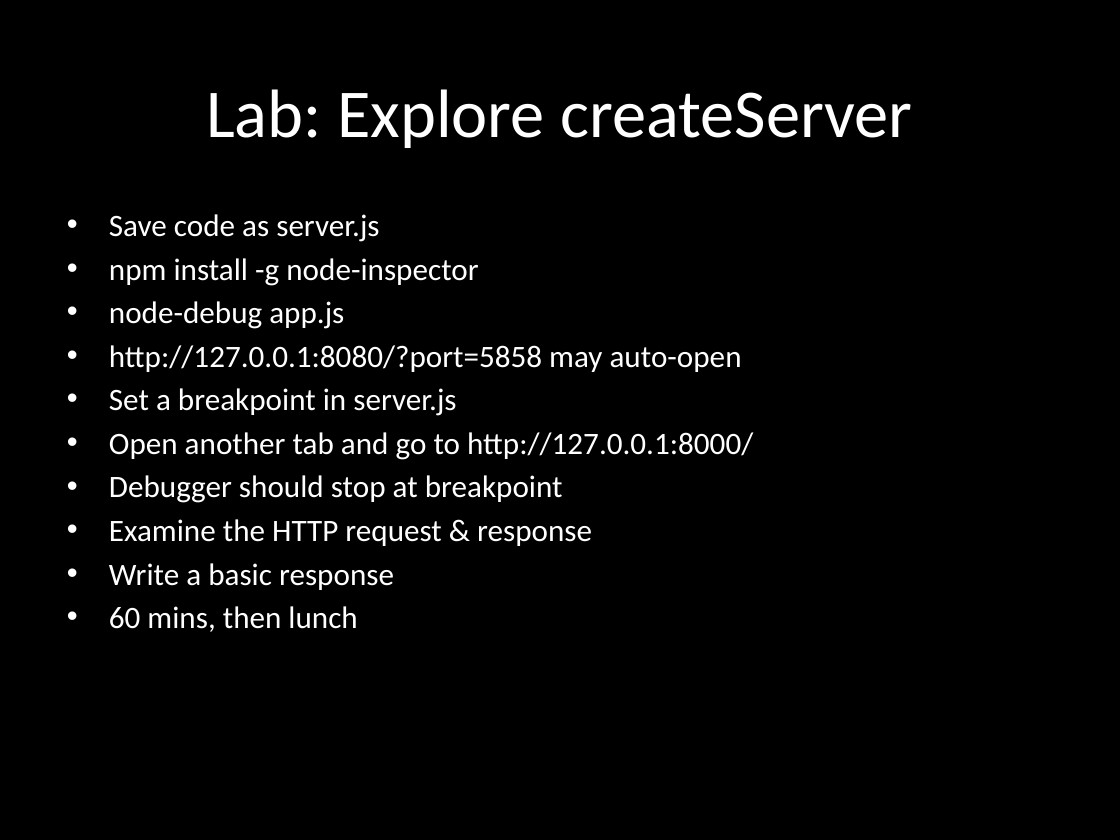
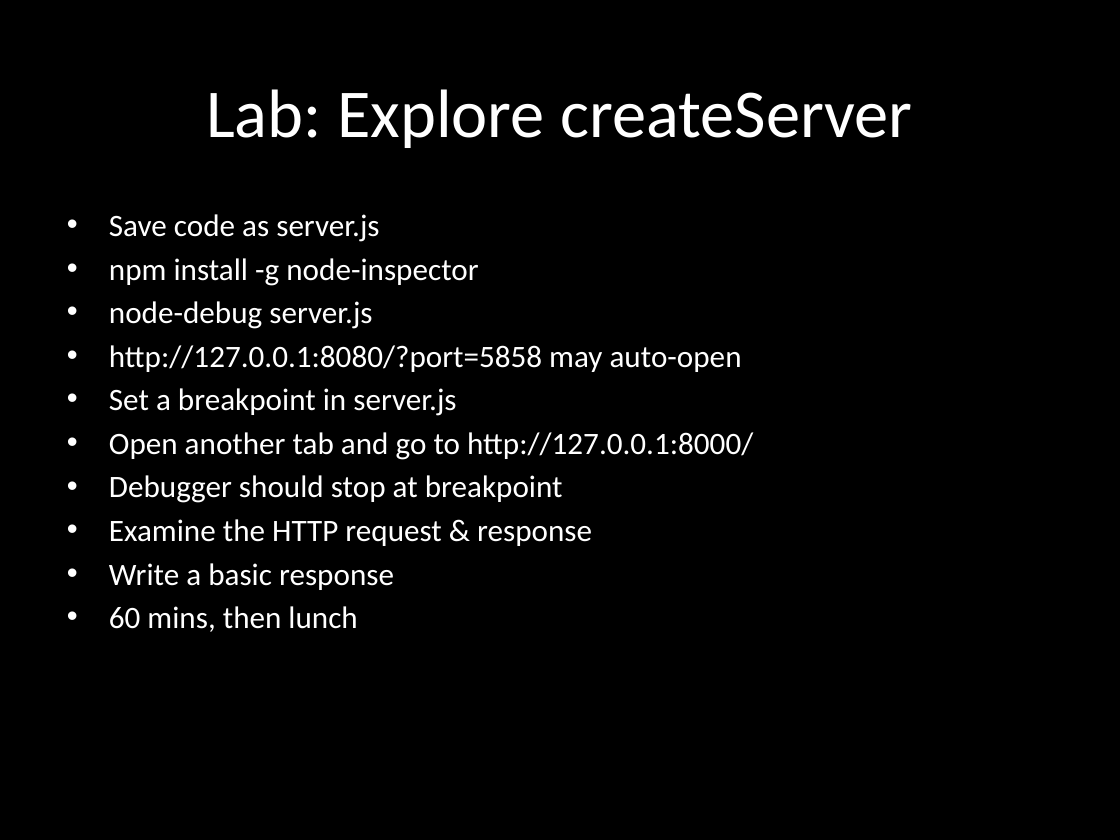
Before and after one commit to eliasjames/training-node-backbone, a slide deck: slide 12 of slides/Node & Backbone Slides Day 1.pptx. Drawn at 1120x840 pixels with LibreOffice and Linux fonts; fonts in the diff are those of the drawing. Boxes give left, top, right and bottom in pixels: in the first picture for what was removed or moved away, otherwise in the second. Text is boxed around its words. In the diff, an @@ line names an element or a change of style, - is before the commit and + after.

Commit message:
Typo

```diff
--- a/slides/Node & Backbone Slides Day 1.pptx
+++ b/slides/Node & Backbone Slides Day 1.pptx
@@ subtitle at [109, 301, 372, 329]: text changed @@
-• node-debug app.js
+• node-debug server.js
```
